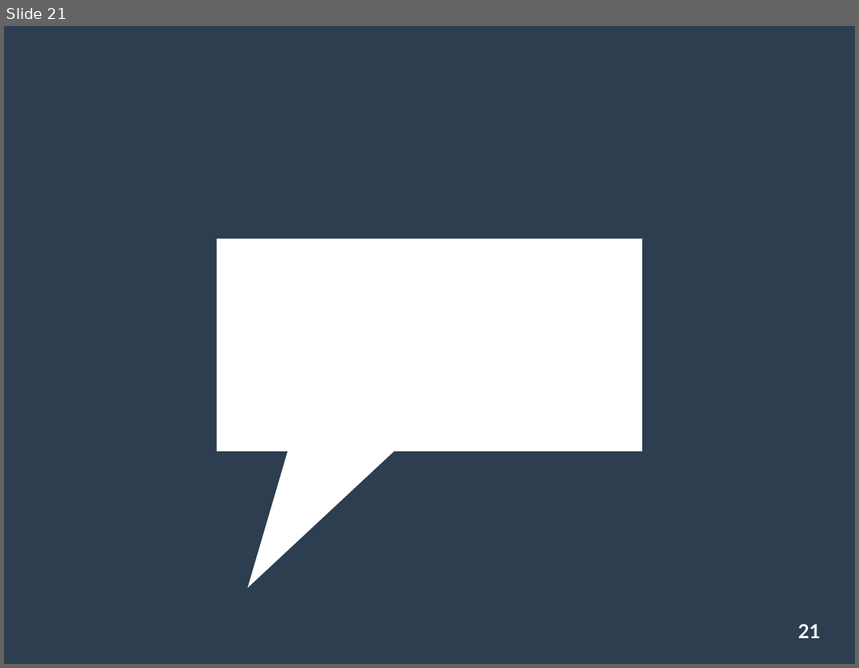
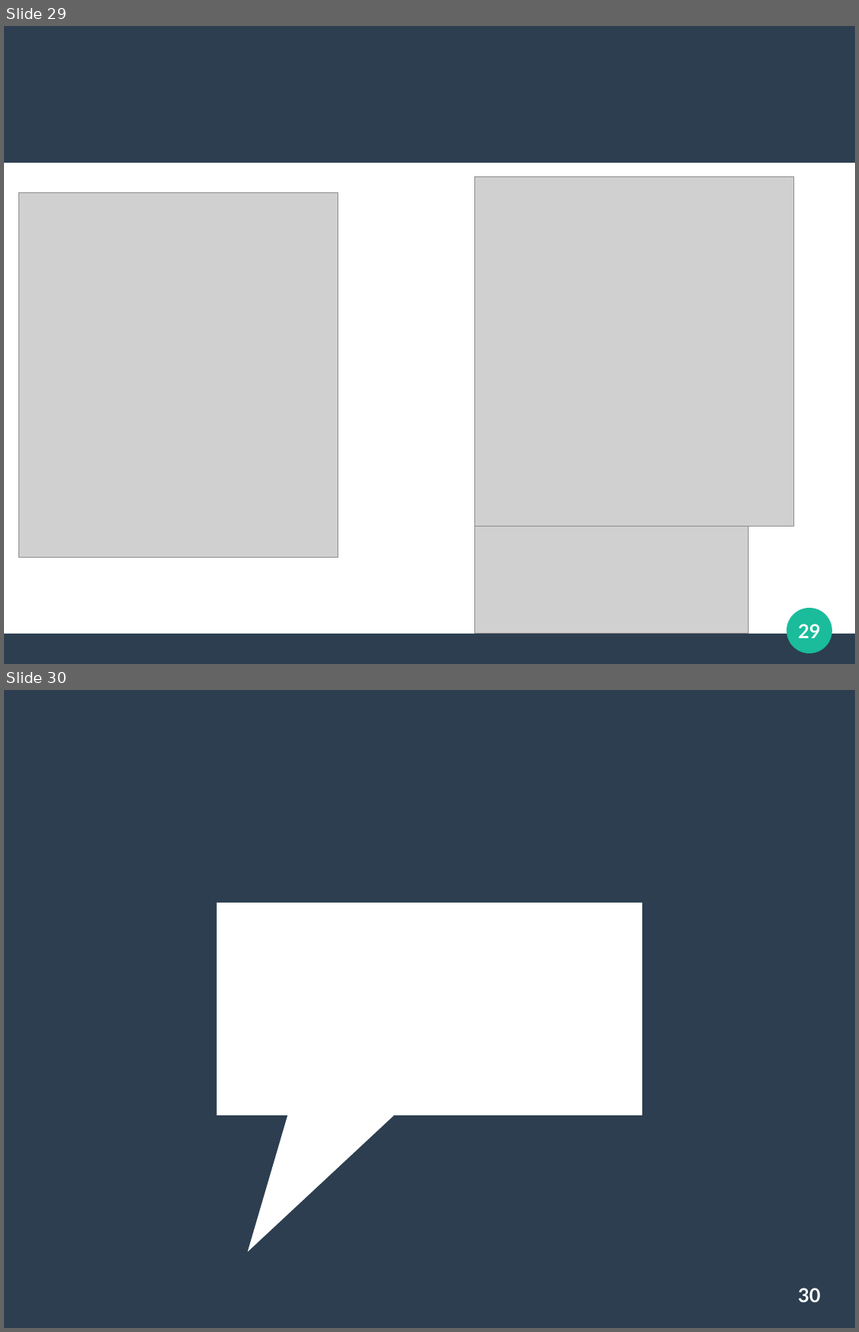
Before and after one commit to chuchodal/bbgeo_remake, a slide deck: projet_disn.odp. Shown one above the other, each under a label of ours: slide 21 before the commit, slides 29 and 30 after it. The pictures are 859x668 and 859x1332 pixels, drawn with LibreOffice and Linux fonts; fonts in the diff are those of the drawing; grey boxes stand for pictures. Boxes give left, top, right and bottom in pixels: in the first picture for what was removed or moved away, otherwise in the second. Text is boxed around its words. In the diff, an @@ line names an element or a change of style, - is before the commit and + after.

```diff
--- a/projet_disn.odp
+++ b/projet_disn.odp
@@ slide 29 added at (4, 26, 855, 664), background #FFFFFF @@
@@ rectangle added at (4, 26, 855, 163), fill #2C3E50 @@
@@ picture added at (475, 176, 794, 527) @@
@@ picture added at (19, 194, 338, 558) @@
@@ picture added at (475, 527, 749, 634) @@
@@ ellipse added at (788, 608, 833, 654), fill #1ABC9C @@
@@ rectangle added at (4, 634, 855, 664), fill #2C3E50 @@
@@ page number added at (798, 624, 820, 639), 18 pt, text #FFFFFF, bold @@
+29
@@ what was slide 21 is now slide 30 @@
@@ page number at (798, 1288, 820, 1303): text changed @@
-21
+30
```
Also in this commit, not shown: 3 slides changed, 10 other slides added, 2 slides removed.
